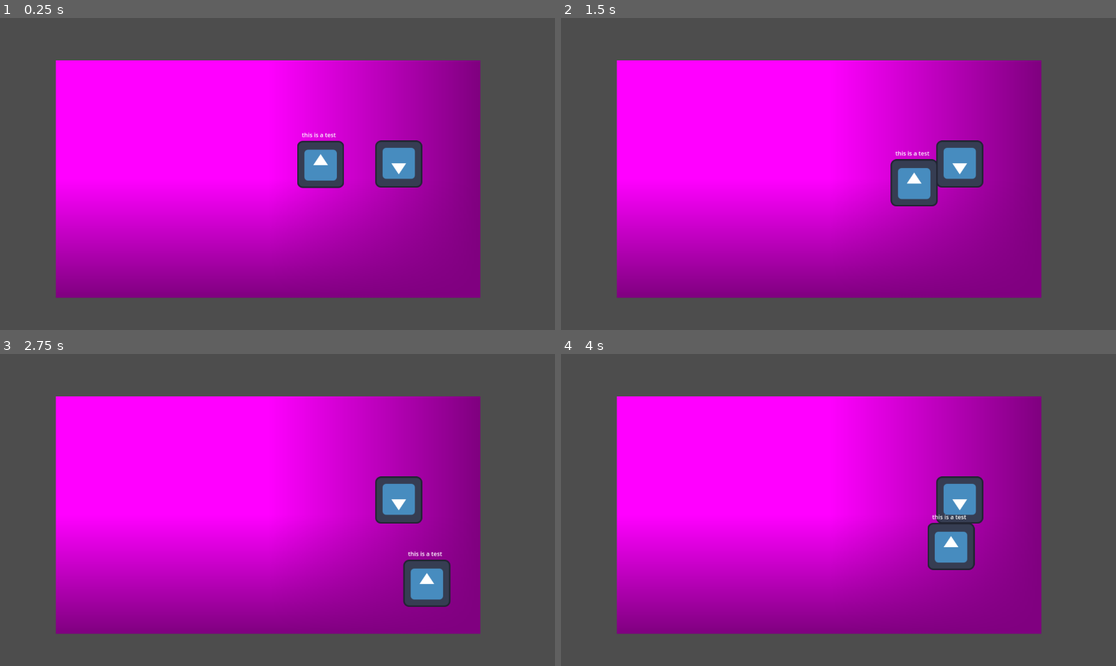
Above: before the commit, frames 1-4 (two rows, left to right).
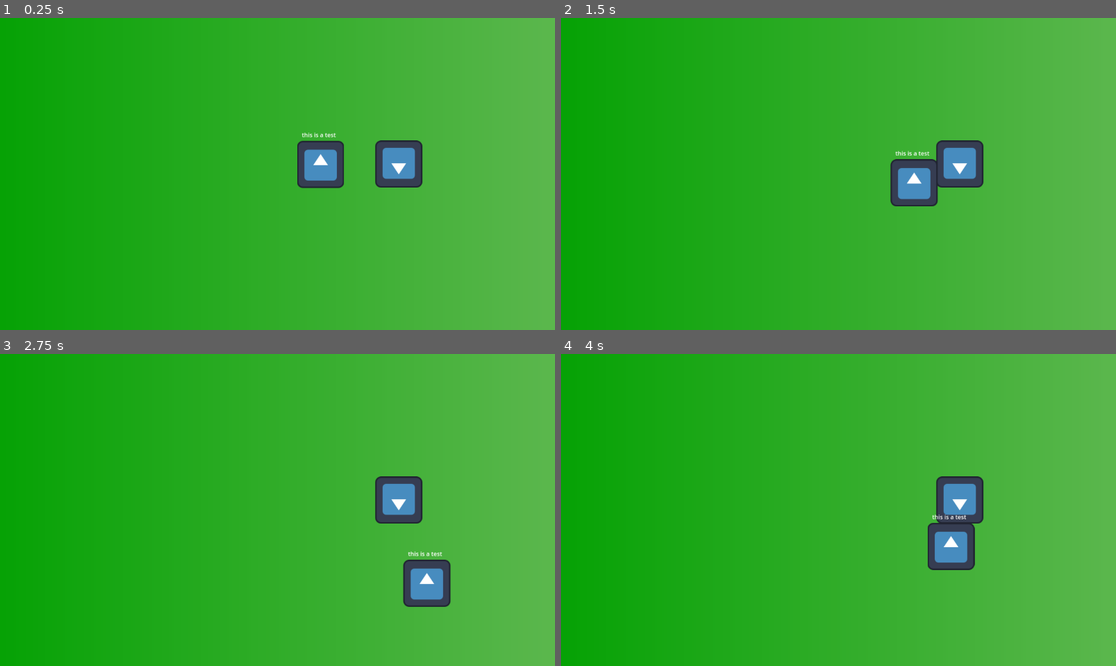
Above: after the commit, the same moments.

Repository: SussexPAL/gamedev-workshop-undertale
Game: Godot game, scene res://scenes/first_scene.tscn
The game is run twice, just before and just after one commit, with the same random seed, the same clock (stepped at 60 frames per second) and the same inputs. The engine's default icon, where the game draws it, is replaced by a stand-in: a white triangle on a blue panel in a dark square.
Inputs:
- Up to frame 1 (0.25 s): no input
- Up to frame 2 (1.5 s): tap Enter at 0.5 s; hold D (move_right) 0.53-1.28 s; tap Space at 1.25 s; hold S (move_down) from 1.28 s (still down)
- Up to frame 3 (2.75 s): release S (move_down) at 2.03 s; hold D (move_right) from 2.03 s (still down)
- Up to frame 4 (4 s): release D (move_right) at 2.78 s; hold W (move_up) 2.78-3.53 s; tap Enter at 3.5 s; hold A (move_left) from 3.53 s (still down)

The runs differ from the first frame. In frame 1, 98% of the frame differs, in the area x 0-100%, y 0-100%; in frame 2, 98%; in frame 3, 97%; in frame 4, 97%.

Commit message:
Make background green test

Diff:
--- a/scenes/first_scene.tscn
+++ b/scenes/first_scene.tscn
@@ -1,9 +1,13 @@
-[gd_scene load_steps=5 format=3 uid="uid://baqji3wqh34ny"]
+[gd_scene load_steps=6 format=3 uid="uid://baqji3wqh34ny"]
 
 [ext_resource type="Texture2D" uid="uid://dua71w0eg8th2" path="res://icon.svg" id="1_j4aoe"]
 [ext_resource type="Script" uid="uid://cuwk8lux24ovw" path="res://scripts/player_movement.gd" id="2_j4aoe"]
 
-[sub_resource type="PlaceholderTexture2D" id="PlaceholderTexture2D_cmunl"]
+[sub_resource type="Gradient" id="Gradient_j4aoe"]
+colors = PackedColorArray(0, 0.6313726, 0, 1, 0.3721201, 0.72204155, 0.31473503, 1)
+
+[sub_resource type="GradientTexture2D" id="GradientTexture2D_cmunl"]
+gradient = SubResource("Gradient_j4aoe")
 
 [sub_resource type="RectangleShape2D" id="RectangleShape2D_j4aoe"]
 size = Vector2(121.67833, 125.87413)
@@ -13,8 +17,8 @@
 
 [node name="Background" type="Sprite2D" parent="."]
 position = Vector2(8.500015, 11.4999695)
-scale = Vector2(1151, 644.99994)
-texture = SubResource("PlaceholderTexture2D_cmunl")
+scale = Vector2(26.328125, 16.453125)
+texture = SubResource("GradientTexture2D_cmunl")
 
 [node name="Camera2D" type="Camera2D" parent="."]
 position = Vector2(34, -2)
